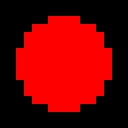
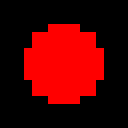
Revision of a layered 128x128 image; what changed, layer by layer:
painted on "Layer 1" over [16, 16, 112, 112]
